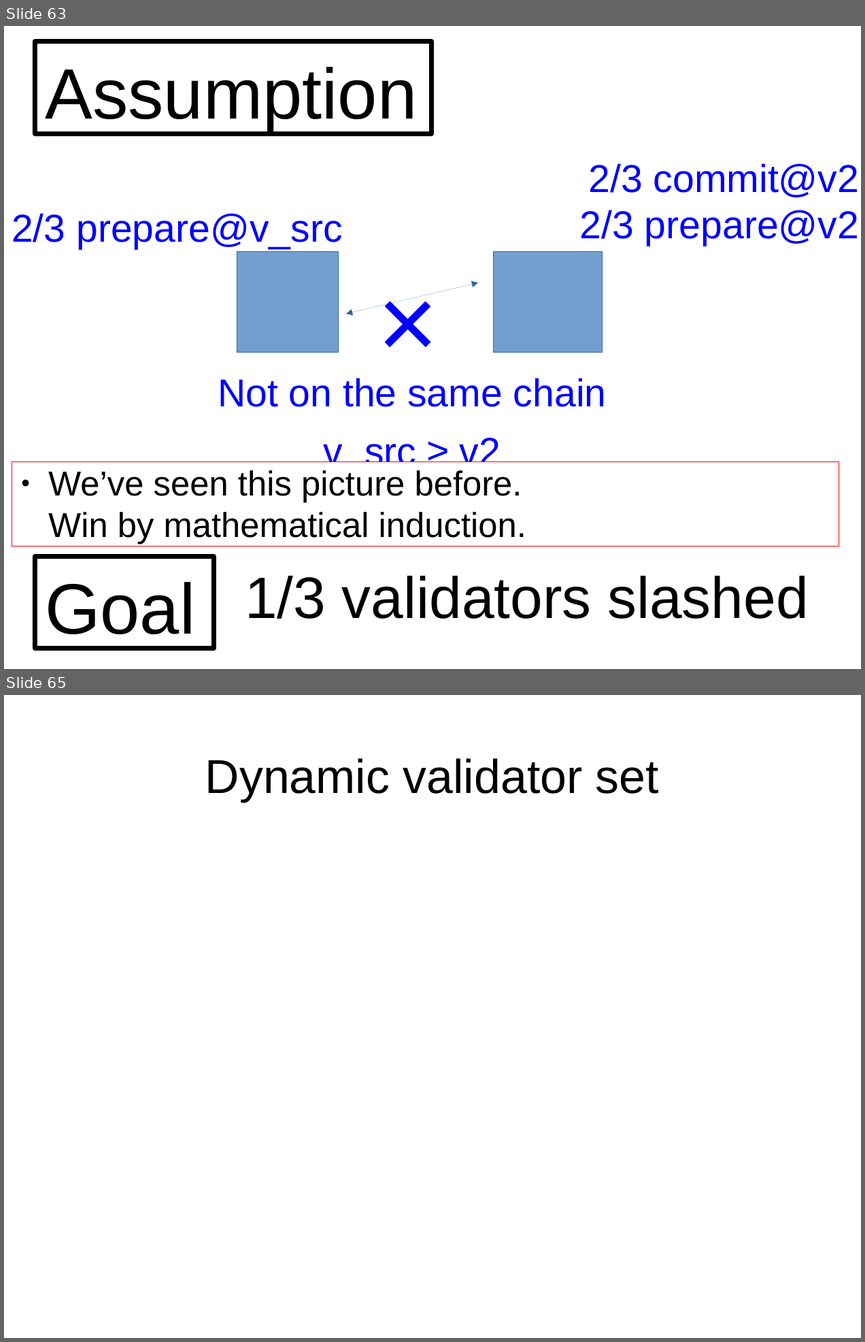
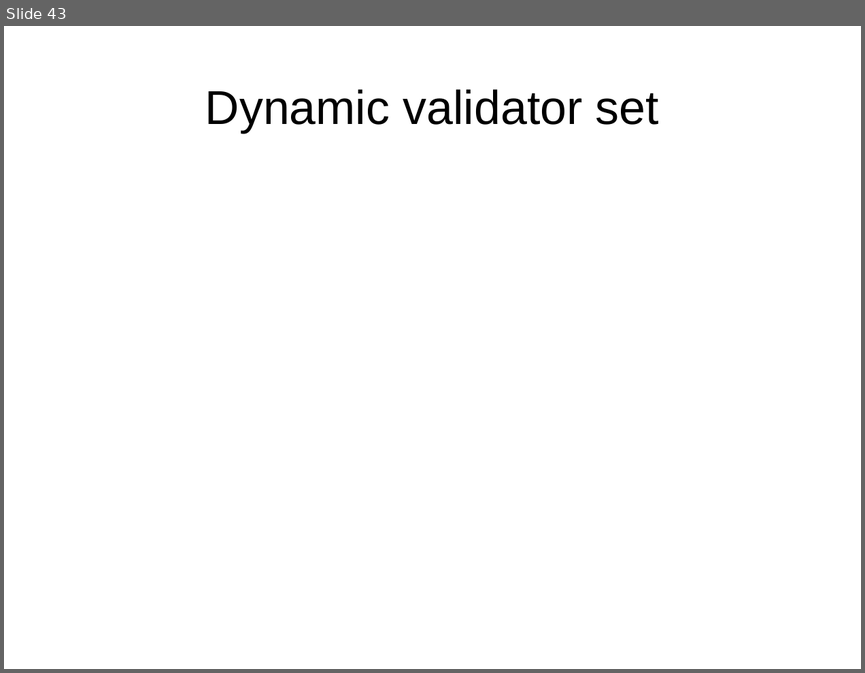
Before and after one commit to palmskog/pos, a slide deck: slide.odp. Shown one above the other, each under a label of ours: slides 63 and 65 before the commit, slide 43 after it; the slides between them are not shown. The pictures are 865x1342 and 865x673 pixels, drawn with LibreOffice and Linux fonts; fonts in the diff are those of the drawing. Boxes give left, top, right and bottom in pixels: in the first picture for what was removed or moved away, otherwise in the second. Text is boxed around its words. In the diff, an @@ line names an element or a change of style, - is before the commit and + after.

```diff
--- a/slide.odp
+++ b/slide.odp
@@ slide 63 removed at (4, 26, 861, 669), background #FFFFFF @@
@@ rectangle removed at (35, 42, 432, 133) @@
-Assumption
@@ text removed at (580, 163, 859, 246) @@
-2/3 commit@v2
-2/3 prepare@v2
@@ text removed at (11, 213, 342, 249) @@
-2/3 prepare@v_src
@@ rectangle removed at (237, 252, 339, 352) @@
@@ text removed at (354, 252, 463, 391) @@
-×
@@ rectangle removed at (494, 252, 602, 352) @@
@@ double arrow removed from (346, 314) to (478, 282) @@
@@ text removed at (218, 378, 606, 407) @@
-Not on the same chain
@@ text removed at (324, 437, 500, 472) @@
-v_src ≥ v2
@@ rectangle removed at (11, 461, 839, 546) @@
-● We’ve seen this picture before.
-  Win by mathematical induction.
@@ rectangle removed at (35, 556, 214, 648) @@
-Goal
@@ text removed at (245, 575, 808, 618) @@
-1/3 validators slashed
@@ what was slide 65 is now slide 43 @@
```
Also in this commit, not shown: 1 slide added, 22 other slides removed.
